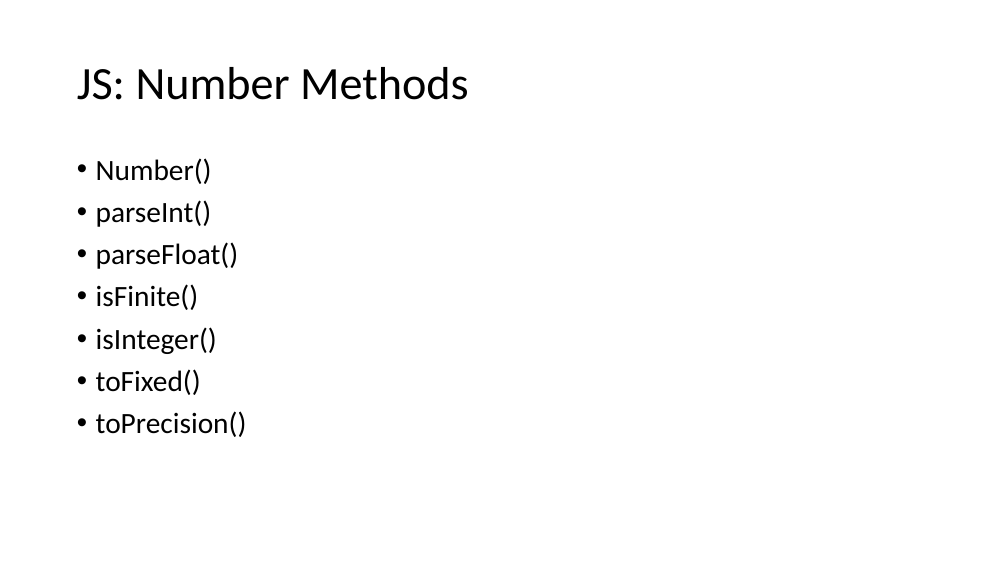
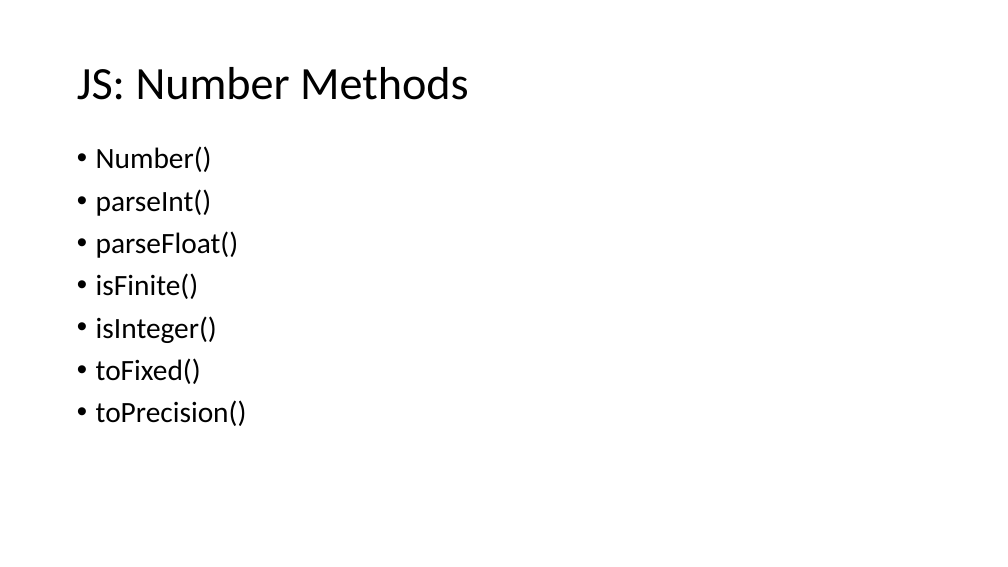
Before and after one commit to PiyushChaturvedii/Batch04, a slide deck: slide 77 of JavaScript.pptx. Drawn at 1008x567 pixels with LibreOffice and Linux fonts; fonts in the diff are those of the drawing. Boxes give left, top, right and bottom in pixels: in the first picture for what was removed or moved away, otherwise in the second. Text is boxed around its words. In the diff, an @@ line names an element or a change of style, - is before the commit and + after.

```diff
--- a/JavaScript.pptx
+++ b/JavaScript.pptx
@@ text "Number()": place and size @@
-text "Number()" at box(96, 158, 247, 437)
+text "Number()" at box(96, 146, 247, 426)
```
Also in this commit, not shown: 3 slides added, 2 other files.
